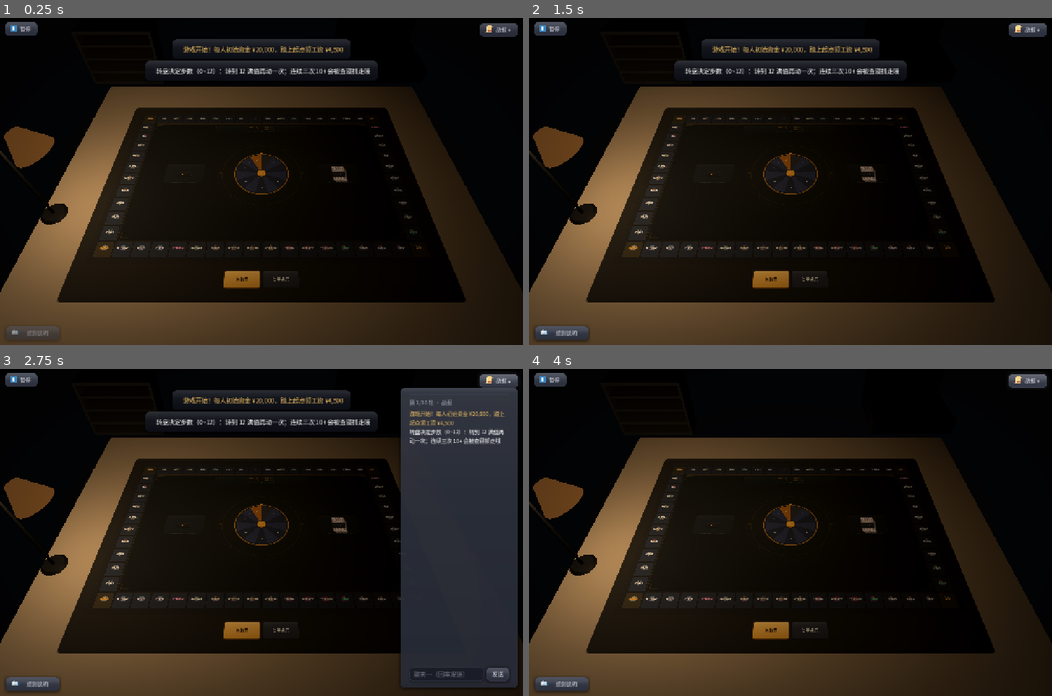
Above: before the commit, frames 1-4 (two rows, left to right).
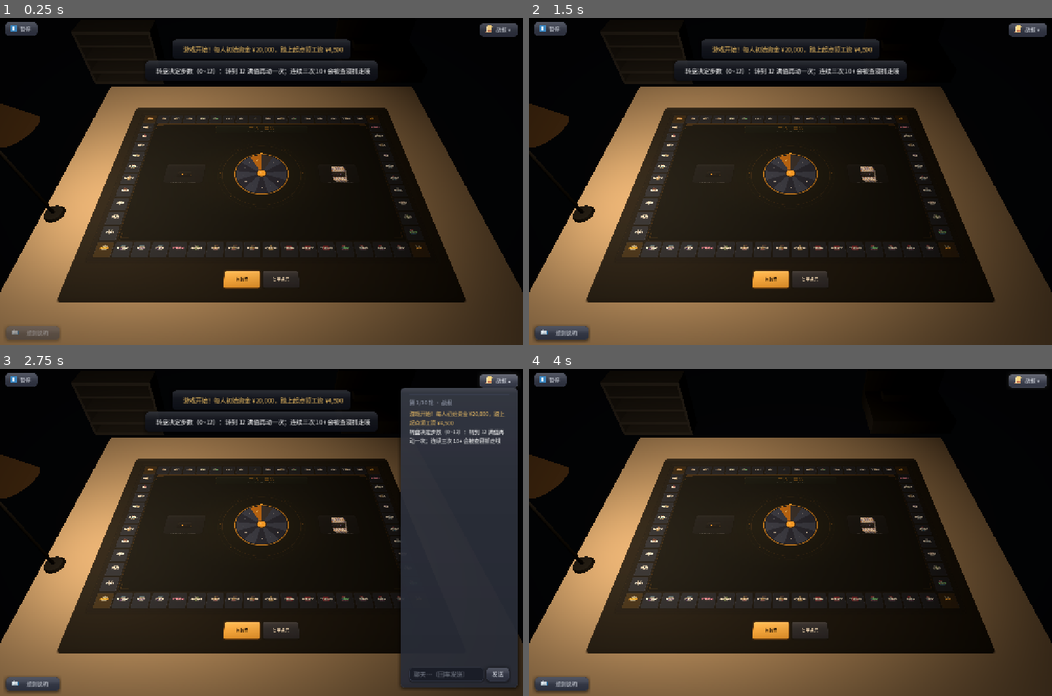
Above: after the commit, the same moments.

Repository: Lousync/dorm-monopoly
Game: Godot game, scene res://scenes/game.tscn
Same seed, same stepped clock (60 frames per second), same inputs: the game is played once before the commit and once after it. This scene is started directly instead of the project's main scene.
Inputs (mouse positions are in pixels of both pictures, inside the frame that each line leads up to):
- Up to frame 1 (0.25 s): no input
- Up to frame 2 (1.5 s): click "暂停" at 0.5 s; click "▶ 继续游戏" at 1.25 s
- Up to frame 3 (2.75 s): click "战报 ▾" at 2 s
- Up to frame 4 (4 s): click (973, 673) at 2.77 s; type "12" at 2.85 s; click "战报 ▴" at 3.5 s

The runs differ from the first frame. In frame 1, 31% of the frame differs, in the area x 0-100%, y 21-100%; in frame 2, 31%; in frame 3, 23%; in frame 4, 31%.
Error in both runs: Out of bounds get index '0' (on base: 'Array') (res://scripts/game.gd:1159)

Commit message:
批次6 Task1 修复波 A/B/C：台灯照亮桌面（能量/衰减/环境光/杆高）+ 换掉不可判别的光池判据
审查结论 Needs fixes（2 条 Important）。本波只改光照取值与测试判据，不碰玩法/协议/相机。

A（头号）：光照净效果是"把桌子调暗"，不是"一盏灯照亮桌面"——桌面均值只有批次 5 的一半
（实测 0.057 对 0.128），桌垫左右比 9.6:1（右半边字读不出），且灯罩自己比它照出的池还亮。
* LAMP_POLE_H 2.3 → 2.8：抬杆抹平远端那半张的"擦边光"塌陷（右端横切面 0.002 → 0.070）。
* LAMP_ENERGY 2.6 → 3.9、LAMP_ATTEN 1.15 → 0.72：衰减是"远端提得比近端多"的那根杠杆。
* ambient_light_energy 0.10 → 0.20：它是"桌面与剪影的底光"，管不到房间空处（那里是背景色）。
* emission_energy_multiplier 0.45 → 0.25：让池而不是灯罩成为画面最亮的东西。
出图实测：桌面均值 0.1202（批次 5 0.1275）、左右比 3.0:1（2D 端 2.7:1）、房间空处 0.0089
（三张图一致）、灯罩最亮 0.138 < 左列均值 0.2225。LAMP_RANGE 未动（放大射程会把看得见的
书架/床架两件剪影一起洗白）。

B：`layout_test` 那句"四角在射程内 ⇒ 不落死黑"不可判别，且它背书的话与实测相反（远端列
实测 0.008/0.012，读不出字）。换成三条真能判的：远端角 ≤ 0.9×射程（余量）、远端角 ≤ 近端角×4
（形状）、衰减 ≤ 1.0（1.15 正是那次实测的成因）。红跑验证：把衰减调回 1.15 这三条会红，
而旧的"在射程内"照样是绿的。

C 一并修：删掉"range < 到后墙"（量的是墙中心 13.15 而非最近面 ~11.8，墙本来就在射程内；
且房间的暗来自背景色，不是射程）；补台灯四件的透明档循环断言与底座/灯罩的半径断言
（原底座外缘 -5.20 正好压在木桌外沿上，零余量 ⇒ 收到 0.24，余量 0.06）；把"灯罩的投影不压在
棋盘上"改名为"屏幕位置不落在桌垫上"（灯罩 cast_shadow=OFF，本就没有投影，测的是屏幕重叠），
并记下"池没有锥形边界、形状全靠衰减"这个设计后果；注释里把房间近黑改归因到背景色，
把"木桌四角到灯 9.4"改准为桌垫四角（木桌四角是 4.1 与 11.1）。

layout_test 274 → 277 ok（删 1 条假判据、补 4 条）；layout/hud/regression/load_all 全绿。
报告：.superpowers/sdd/v0.5.0-批次6-实施计划/fix-wave-report.md

Diff:
--- a/scripts/table_3d.gd
+++ b/scripts/table_3d.gd
@@ -91,7 +91,10 @@
 const ROOM_ROUGHNESS := 0.95                   # 高粗糙：剪影不该有镜面高光
 
 ## 台灯 = **唯一的主光源**。底座坐在木纹带上（桌垫之外）、灯臂伸到近端桌沿上方，
-## 灯罩悬在那里、光池从近端压向桌心，屋子四周自然落黑（设计稿 §五「单点暖光 + 四周近黑」）。
+## 灯罩悬在那里、光池从近端压向桌心，屋子四周落黑（设计稿 §五「单点暖光 + 四周近黑」）。
+## **四周的黑是背景色给的**（`_build_environment` 的 `background_color`），不是射程卡出来的：
+## 三面墙在这两个摆拍视角里都出画，且墙的包围盒最近面到灯 ~11.8 本来就在射程内 —— 见
+## `LAMP_RANGE` 那段。
 ##
 ## **为什么底座在木纹带上、不在桌垫上**：灯是"看得见的实物"，压在桌垫上就是**站在棋盘上**
 ##（遮住格子与字、也压住立牌与手牌）。木纹带是桌垫之外的"桌子本身"，台灯站那里既真实
@@ -108,25 +111,45 @@
 ## ⇒ 底座落在**左侧木纹带上、偏近端那半张桌子**（x=-4.9 / z=1.0），灯杆立起来、灯罩从杆顶
 ##   朝桌心探过去一点（`LAMP_ARM_LEN`），整盏灯（连底座）都在画面内。
 const LAMP_BASE := Vector3(-4.9, 0.0, 1.0)     # 底座落点（桌心为原点；木纹带上）
-const LAMP_POLE_H := 2.3                       # 灯杆高（灯罩挂在杆顶）
+## 灯杆高。**固定波 A**：2.3 → 2.8 —— 光池要铺满整张桌面，灯就得再抬一截：
+## 灯越低，远端那半张桌子吃到的是越贴地平线的"擦边光"（入射角小 ⇒ 余弦因子把它再压一道），
+## 出图实测远端列只有近端的 1/9。抬高之后远端入射角变大，桌面从"左角一盏、右边全黑"
+## 变成"整块都在池里"（横切面左 → 右 0.21 → 0.07，单调下落）。
+## **注意池心仍在桌垫左沿、搬不到桌心**：底座不许站上桌垫 ⇒ 桌面上离灯最近的点永远是左沿。
+## 抬杆抹平的是"远端塌陷"，不是池心的位置（这条是几何定的，别指望靠调杆高解决）。
+## 上界是**取景**不是玩法：灯越高，屏幕投影越往左外扩（透视），再高灯罩就出画了
+##（layout_test 那条「3D 端看得见台灯」钉的就是它）。
+const LAMP_POLE_H := 2.8                       # 灯杆高（灯罩挂在杆顶）
 const LAMP_ARM_LEN := 0.60                     # 灯臂长：从杆顶朝桌心（+x）探出去一点
 const LAMP_SHADE_H := 0.50                     # 灯罩高
 const LAMP_SHADE_R_TOP := 0.14                 # 灯罩上口半径
 const LAMP_SHADE_R_BOT := 0.40                 # 灯罩下口半径（**上小下大**）
 const LAMP_SHADE_TILT := 18.0                  # 灯罩倾角（口朝下、略朝桌心）
 const LAMP_COLOR := Color(1.0, 0.86, 0.66)     # 暖光（白炽灯那种偏橙）
-## 台灯的能量：**环境光压到 0.10 之后靠它把桌面重新照亮**（批次 3 那盏顶灯是 energy 2.4 +
-## 环境光 0.55；环境光那 0.55 一撤，桌面会整体暗掉一大截，补偿全在这一项上）。
-## 上界不是"想多亮"，是**别把棋盘左沿烤白**：灯离桌垫左沿只有 2.2 世界单位，能量再高
-##（≥3）那一列格子的底与字会被一起推到 1.0、白字就看不见了。
-const LAMP_ENERGY := 2.6
-## 射程：**够到木桌四角、够不到后墙**。收得再小（≤8）远端那半块棋盘就落进死黑、字读不出；
-## 放得再大（≥14）连后墙都在射程里，四周就不是"近黑"了。10~12 这一段两头都满足
-##（木桌四角到灯 9.4、后墙 14.6）—— 12.5 取在靠上那头：桌面明暗差小一点、棋盘更均匀。
+## 台灯的能量：**环境光压低之后靠它把桌面重新照亮**（批次 3 那盏顶灯是 energy 2.4 +
+## 环境光 0.55）。**固定波 A**：2.6 → 3.5 → **3.9** —— 原值下桌面均值只有批次 5 的一半
+##（0.057 对 0.128），观感成了"把原来那张桌子调暗了"，而不是"一盏灯照亮桌面"。
+## 上界仍是"别把棋盘左沿烤白"：灯离桌垫左沿只有 2.2 世界单位，能量高了那一列格子的底与字
+## 会被一起推到 1.0、白字就看不见了。3.9 是**实测**的上界：出图里桌垫左列均值 0.223、
+## 饱和像素 242/16800（1.4%，批次 5 同口径是 0/16800）—— 仍是零星几个高光点、没有连成
+## 一片白斑，那一列的格名与价格出图里读得出来。要再加能量，先看这条。
+const LAMP_ENERGY := 3.9
+## 射程：**够到桌垫四角**（桌垫四角到灯 3.4~9.6；**不是**木桌四角 —— 木桌四角是 4.1 与 11.1）。
+## 收得再小（≤8）远端那半块棋盘就落进死黑、字读不出。
+## **注意：房间"近黑"不是这一项管出来的**——屋子四周看到的是**背景色**
+##（三面墙在两个摆拍视角里都出画，且墙的最近点本来就在射程内）。所以别拿 `LAMP_RANGE`
+## 去调房间明暗（调不动，只会连桌子一起改）；房间的黑见 `_build_environment` 的
+## `background_color` 与屏幕层暗角。
+## **固定波 A 未改这一项**：桌垫四角（不是木桌四角）到灯 3.4~9.6，12.5 下远端仍落在
+## 射程内、只是强度低 —— 远端不够亮由 `LAMP_ENERGY` / `LAMP_ATTEN` / `LAMP_POLE_H` 补，
+## 放大射程会把书架床架一起洗白（它们才是"四周的剪影"）。
 const LAMP_RANGE := 12.5
-## 衰减指数（越大越快掉进黑）。1.15 略陡于线性：把灯下那一小片"过曝圈"压回去一点，
-## 又不至于在桌面上留出"一圈明显的硬边"。
-const LAMP_ATTEN := 1.15
+## 衰减指数（越大掉得越快）。**固定波 A**：1.15 → 0.85 → **0.72**。衰减是"远端提得比近端多"
+## 的那根杠杆，出图实测（能量只 +11%、指数 1.15 → 0.72）远端列 0.017 → 0.074，而近端列只
+## 0.167 → 0.223 ⇒ 指数越大掉得越快。1.15 时远端角只剩近端约两成强度，正是"右半张桌子读不出
+## 字"那次实测的成因。0.72 下桌面左右比 3.0:1（批次 5 均匀光下是 1.04:1），池子仍有形状
+##（横切面从左到右 0.21 → 0.07，单调下落，不是一片平光）。
+const LAMP_ATTEN := 0.72
 const LAMP_METAL := Color(0.09, 0.085, 0.08)   # 灯杆 / 底座：暗金属（近黑的屋子里不该亮）
 const LAMP_SHADE_COLOR := Color(0.16, 0.13, 0.10)  # 灯罩内壁：比灯杆暖一点，罩住那点光
 
@@ -209,10 +232,14 @@
 	e.background_color = Color(0.012, 0.014, 0.02)
 	e.ambient_light_source = Environment.AMBIENT_SOURCE_COLOR
 	e.ambient_light_color = Color(0.45, 0.42, 0.40)
-	# 批次 6：0.55 → 0.10。**环境光是"四周够不够黑"的总闸**：它一高，剪影与木桌被均匀托起来，
-	# 台灯那点明暗对比就淹没了，"光池"也就没有形状。压到 0.10 之后暗部只由台灯决定。
-	#（代价：桌面整体比批次 3 暗一大截，由 LAMP_ENERGY 补回来 —— 两处是一笔账。）
-	e.ambient_light_energy = 0.10
+	# 批次 6：0.55 → 0.10 → **0.20**（固定波 A）。环境光是"桌面与剪影的底光"：它一高，
+	# 剪影与木桌被均匀托起来，台灯那点明暗对比就淹没了；它一低，整张桌子一起沉进黑。
+	# 0.10 那一档**压过头了**：光池之外的桌面（右半张、木桌右圈）几乎归零，观感是
+	# "把桌子调暗"而不是"照亮桌子"。
+	# **注意这一项管不到"房间空处"**：那里看到的是背景色（BG_COLOR 直出、不过环境光），
+	# 所以 0.10 → 0.20 之后空处仍是 ~0.009，而棋盘、木桌与两件家具剪影会一起提亮。
+	# 0.20 仍远低于批次 3 的 0.55，也仍过 layout_test 那条 < 0.25 的断言。
+	e.ambient_light_energy = 0.20
 	env.environment = e
 	add_child(env)
 
@@ -252,7 +279,7 @@
 	# 台灯也照不到（14 世界单位 > 射程）—— 出图里那一片是纯黑的。
 	# ⇒ 两件都收到**紧贴桌子后方**（z ≈ -4.6/-5.6，仍**不与木桌相交**：木桌 z 到 -4.28），
 	#   并且压到 2 世界单位高以内（书架 1.8 / 床架 1.25）。这样才既在画面里、又在台灯射程内：
-	#   书架离灯 6.0、床架 9.1（射程 12.5）⇒ 它们**只被灯擦到一层微光**，正是要的那种剪影。
+	#   书架离灯 ~6.1、床架 ~11.0（射程 12.5）⇒ 它们**只被灯擦到一层微光**，正是要的那种剪影。
 	_build_bookshelf(Vector3(-4.6, 0.0, -4.85))
 	_build_bedframe(Vector3(4.2, 0.0, -5.6))
 
@@ -321,10 +348,13 @@
 	mmat.roughness = 0.55
 	mmat.metallic = 0.6
 	mmat.transparency = BaseMaterial3D.TRANSPARENCY_DISABLED
-	# 底座：矮圆柱（略外扩，坐得稳）
+	# 底座：矮圆柱（略外扩，坐得稳）。
+	# **固定波 C**：半径 0.24/0.30 → 0.20/0.24。原值下底座外缘 = -4.9 - 0.30 = **-5.20**，
+	# 正好压在木桌外沿上（`TABLE_W * 0.5 + WOOD_FRAME` = 5.20）—— **零余量**，再大一点底座就
+	# 悬出桌外了，而"半径"此前没有任何断言覆盖（只查了各件的中心位置）。收进来 0.06 留余量。
 	var base_mesh := CylinderMesh.new()
-	base_mesh.top_radius = 0.24
-	base_mesh.bottom_radius = 0.30
+	base_mesh.top_radius = 0.20
+	base_mesh.bottom_radius = 0.24
 	base_mesh.height = 0.06
 	_lamp_part("Base", base_mesh, Vector3(0.0, 0.03, 0.0), mmat)
 	# 灯杆：细柱
@@ -359,7 +389,10 @@
 	smat.cull_mode = BaseMaterial3D.CULL_DISABLED
 	smat.emission_enabled = true
 	smat.emission = Color(1.0, 0.62, 0.28)
-	smat.emission_energy_multiplier = 0.45
+	# 自发光能量：**固定波 A** 0.45 → 0.25。自发光只是"让灯罩在暗屋子里看得见轮廓"，
+	# 0.45 时灯罩自己成了画面最亮的東西（出图实测灯罩 0.237 > 光池峰值 0.167 —— 比它照出的
+	# 池还亮），读起来像"一块发光的牌子"而不是"一盏灯"。压到 0.25 之后最亮的是**池**。
+	smat.emission_energy_multiplier = 0.25
 	var shade := _lamp_part("Shade", shade_mesh,
 		Vector3(LAMP_ARM_LEN, LAMP_POLE_H, 0.0), smat)
 	shade.rotation = Vector3(0.0, 0.0, deg_to_rad(LAMP_SHADE_TILT))
--- a/tests/layout_test.gd
+++ b/tests/layout_test.gd
@@ -149,6 +149,45 @@
 		_check(sm != null and sm.top_radius < sm.bottom_radius,
 			"灯罩是上小下大的锥（top %.3f < bottom %.3f）"
 				% [sm.top_radius if sm != null else -1.0, sm.bottom_radius if sm != null else -1.0])
+		# 台灯四件也一律**不透明档**（**固定波 C**：上面剪影那条只覆盖房间材质，管不到灯自身）。
+		# 这条比剪影那边更要紧：透明件进透明队列、不写深度之外，**还吃不到自己的逐像素光照** ——
+		# 手滑写成 ALPHA，画面上是"灯还在、光没了"，归因比剪影那个坑更难。
+		var lamp_parts: Array = []
+		var lamp_opaque := true
+		for nm in ["Base", "Pole", "Arm", "Shade"]:
+			var pnd := lamp_n.get_node_or_null(nm) as MeshInstance3D
+			lamp_parts.append(pnd)
+			var pmat: StandardMaterial3D = null
+			if pnd != null:
+				pmat = pnd.material_override as StandardMaterial3D
+			if pmat == null or pmat.transparency != BaseMaterial3D.TRANSPARENCY_DISABLED:
+				lamp_opaque = false
+		var parts_ok := true
+		for pnd2 in lamp_parts:
+			if pnd2 == null:
+				parts_ok = false
+		_check(parts_ok, "台灯四件都在（Base / Pole / Arm / Shade）")
+		_check(lamp_opaque, "台灯四件都是不透明档（进透明队列会静默杀死光照）")
+		# **半径**也要钉（**固定波 C**）：原来只查了各件的**中心位置**，半径写多大没人管 ——
+		# 底座半径 0.30 时外缘 = -5.20，**正好压在木桌外沿上**（`TABLE_W*0.5 + WOOD_FRAME`），
+		# 零余量。两条：① 整座灯连半径一起**站在木桌里**；② 底座外缘离木桌外沿有 ≥ 0.05 余量。
+		var half_w_wood: float = t3.TABLE_W * 0.5 + t3.WOOD_FRAME
+		var half_d_wood: float = t3.TABLE_D * 0.5 + t3.WOOD_FRAME
+		var base_mi := lamp_parts[0] as MeshInstance3D
+		var base_r := 0.0
+		if base_mi != null and base_mi.mesh is CylinderMesh:
+			base_r = (base_mi.mesh as CylinderMesh).bottom_radius
+		var in_table := true
+		if base_mi != null and (absf(base_mi.global_position.x) + base_r > half_w_wood
+				or absf(base_mi.global_position.z) + base_r > half_d_wood):
+			in_table = false
+		if shade != null and sm != null and (absf(shade.global_position.x) + sm.bottom_radius > half_w_wood
+				or absf(shade.global_position.z) + sm.bottom_radius > half_d_wood):
+			in_table = false
+		_check(in_table, "整座灯（含底座 / 灯罩的半径）都站在木桌里")
+		_check(half_w_wood - (absf(base_mi.global_position.x) + base_r) >= 0.05,
+			"底座外缘离木桌外沿有余量（%.2f ≥ 0.05 —— 零余量时底座就悬在桌沿上）"
+				% (half_w_wood - (absf(base_mi.global_position.x) + base_r)))
 		# 全场唯一的 Light3D：**别留下第二盏会投影的灯**（第二盏 = 多一张阴影图 + 氛围被拆开）
 		var lights: Array = []
 		for n in t3.find_children("*", "Light3D", true, false):
@@ -161,23 +200,43 @@
 		var lp: Vector3 = lamp_l.global_position
 		_check(lp.y > t3.table_mesh.global_position.y + 1.0,
 			"主光源吊在桌面上方（实得 y=%.2f）" % lp.y)
-		# 光池要够到棋盘（否则远端那半块是死黑、读不出字），但**不许漫到整间屋子**
-		#（那样四周就不"近黑"了）—— 拿**木桌四角**当尺子：都在射程内，后墙不在。
-		var corners_ok := true
-		for sx in [-t3.TABLE_W * 0.5, t3.TABLE_W * 0.5]:
-			for sz in [-t3.TABLE_D * 0.5, t3.TABLE_D * 0.5]:
-				if lp.distance_to(Vector3(sx, t3.table_mesh.global_position.y, sz)) >= lamp_l.omni_range:
-					corners_ok = false
-		_check(corners_ok, "木桌四角都在台灯射程内（range %.1f —— 棋盘四角不落死黑）" % lamp_l.omni_range)
-		# 「够不到后墙」不写死数字：后墙的位置从房间里那块板自己读（改房间布局不用改测试）
-		var back_wall := room.get_node_or_null("WallBack") as MeshInstance3D
-		_check(back_wall != null, "后墙在（Room/WallBack）")
-		if back_wall != null:
-			var far_wall_d: float = back_wall.global_position.distance_to(lp)
-			_check(lamp_l.omni_range < far_wall_d,
-				"射程收在桌子这一圈里（range %.1f < 到后墙 %.1f —— 屋子四周自然落黑）"
-					% [lamp_l.omni_range, far_wall_d])
-		_check(lamp_l.omni_attenuation > 0.0, "台灯带衰减（attenuation %.2f）" % lamp_l.omni_attenuation)
+		# 光池要够到棋盘（远端那半块不能是死黑、读不出字），但**不许漫到整间屋子**。
+		# 尺子用**桌垫四角**（不是木桌四角 —— 木桌四角是 4.1 与 11.1，别把两者混起来）。
+		#
+		# **固定波 B：原来那两条不可判别，已换掉。** 原话是"四角都在射程内 ⇒ 不落死黑"，
+		# 但远端角在 12.5 射程的 9.6 处只剩近端约两成强度 —— 出图量到远端那两列只有
+		# **0.008（3D）/ 0.012（2D）**，字读不出来，「在射程内」**必要而不充分**，单独拿它当
+		# "不是死黑"的证据等于没测（本批次审查用像素采样打掉了这条结论）。换成三条**真管用**的：
+		#   ① **余量**：远端角要落在 0.9×射程 以内（只判"在射程内"时，射程被收到 10 也照过）；
+		#   ② **形状**：远端角到灯 ≤ 近端角 × 4（灯偏在桌子一侧、池子拉成长条时这条红）；
+		#   ③ **衰减**：指数不许比 1.0 更陡 —— 1.15 → 0.72 那一次实测：能量只 +11%，远端列却从
+		#      0.017 涨到 0.074（左列只涨 1.34 倍）⇒ 指数越大掉得越快，1.15 正是上面那次实测的成因。
+		#      量测表见 `.superpowers/sdd/v0.5.0-批次6-实施计划/fix-wave-report.md`。
+		var corners: Array = []
+		for sx in [-t3.TABLE_SIZE.x * 0.5, t3.TABLE_SIZE.x * 0.5]:
+			for sz in [-t3.TABLE_SIZE.y * 0.5, t3.TABLE_SIZE.y * 0.5]:
+				corners.append(Vector3(sx, t3.table_mesh.global_position.y, sz))
+		var d_near := INF
+		var d_far := 0.0
+		for cw in corners:
+			var dd: float = lp.distance_to(cw)
+			d_near = minf(d_near, dd)
+			d_far = maxf(d_far, dd)
+		_check(d_far <= lamp_l.omni_range * 0.9,
+			"远端角落在射程的 0.9 以内（远端 %.2f ≤ %.2f，射程 %.1f）"
+				% [d_far, lamp_l.omni_range * 0.9, lamp_l.omni_range])
+		_check(d_far <= d_near * 4.0,
+			"光池不拉成长条（远端 %.2f ≤ 近端 %.2f × 4）" % [d_far, d_near])
+		_check(lamp_l.omni_attenuation <= 1.0,
+			"衰减不比线性更陡（attenuation %.2f ≤ 1.0 —— 更陡时远端角只剩近端约两成、字读不出）"
+				% lamp_l.omni_attenuation)
+		# 【删掉的那条】原来这里断言「`omni_range` < 到后墙的距离」，错在两处：
+		#   ① **量错了地方**：拿的是墙的**中心**（距灯 13.15），而不是**包围盒最近面**（~11.8）——
+		#      墙其实**本来就在射程内**，那条断言在管一件不存在的事；
+		#   ② 就算收紧到最近面，"射程止于墙"也**不是**房间明暗的成因：三面墙在这两个摆拍视角里
+		#      **都出画**，房间里看到的是**背景色**（`background_color` 直出、不过光照）。
+		# ⇒ **别用 `LAMP_RANGE` 去调房间明暗**（调不动，只会连桌子一起改）。房间的黑由本文件
+		#   「背景色近黑」那条断言 + 剪影材质近黑那条钉住，这里不再留一条假判据。
 		# 台灯是**桌上的实物**，但它不该挡棋盘：灯杆 / 灯罩落在**桌垫窗口之外**
 		#（窗口 = 棋盘 + 一圈留白；压在窗口里就是"站在棋盘上"）。
 		var on_board := 0
@@ -192,15 +251,15 @@
 			"台灯坐在桌面上（y=%.3f）" % lamp_n.global_position.y)
 		# 台灯要**看得见**（掉出画外就等于没有），而且**不许压在棋盘上**。
 		# 这两条只能在**屏幕**上量：50° 俯角下，"在桌垫窗口之外"（上面那条）并不自动等于
-		# "不在棋盘上" —— 灯是高处的实物，抬高会把它的屏幕投影顶进棋盘的范围里。
-		# （本任务实测过：底座挪到近端桌角那个位置时，灯罩的投影正好盖住棋盘左下角。）
+		# "不在棋盘上" —— 灯是高处的实物，抬高 / 挪位会把它在屏幕上的落点顶进棋盘范围里。
+		# （本任务实测过：底座挪到近端桌角那个位置时，灯罩在屏幕上正好盖住棋盘左下角。）
 		t3.snap_view(0.0)
 		await process_frame
 		if shade != null:
 			var vpr: Rect2 = t3.get_viewport().get_visible_rect()
 			var sp_shade: Vector2 = t3.camera.unproject_position(shade.global_position)
 			_check(vpr.has_point(sp_shade), "3D 端看得见台灯（灯罩的屏幕投影 %s 在画面内）" % sp_shade)
-			# 棋盘的屏幕四边形 = 桌垫四角投影出来的凸四边形（按环序取角）。
+			# 桌垫的屏幕四边形 = 桌垫四角（`TABLE_SIZE`）投影出来的凸四边形（按环序取角）。
 			# 点在凸多边形内用"同侧"判据；灯罩的屏幕中心一旦落在里面就是"压在棋盘上"。
 			var hw_q: float = t3.TABLE_SIZE.x * 0.5
 			var hd_q: float = t3.TABLE_SIZE.y * 0.5
@@ -221,7 +280,14 @@
 					sgn = s2
 				elif sgn != s2:
 					outside = true         # 跨到了另一侧 ⇒ 在四边形之外
-			_check(outside, "灯罩的投影不压在棋盘上（屏幕 %s / 棋盘四角 %s）" % [sp_shade, quad])
+			# **固定波 C：这条的名字原来叫"灯罩的投影不压在棋盘上"，名不副实** —— 灯罩
+			# `cast_shadow = OFF`，**根本没有投影**；下面查的是"灯罩的**屏幕位置**落在棋盘
+			# 屏幕四边形之外"，即**屏幕重叠**（检查本身有效，只是名字会把人带偏）。
+			# 顺带记下这个设计后果：灯罩不投影 ⇒ 光池**没有锥形边界**，池子的形状全靠
+			# `LAMP_ATTEN` 衰减铺出来（射程内是均匀外溢，不是"被罩子挡出的一个圆"）——
+			# 想改池子的软硬，改衰减，不要指望灯罩去切边。
+			_check(outside, "灯罩的屏幕位置不落在桌垫上（屏幕 %s / 桌垫四角 %s；灯罩不投影，这里查的是屏幕重叠）"
+				% [sp_shade, quad])
 
 	print("== 批次 6：环境光与背景压到近黑 ==")
 	var wenv: WorldEnvironment = null
